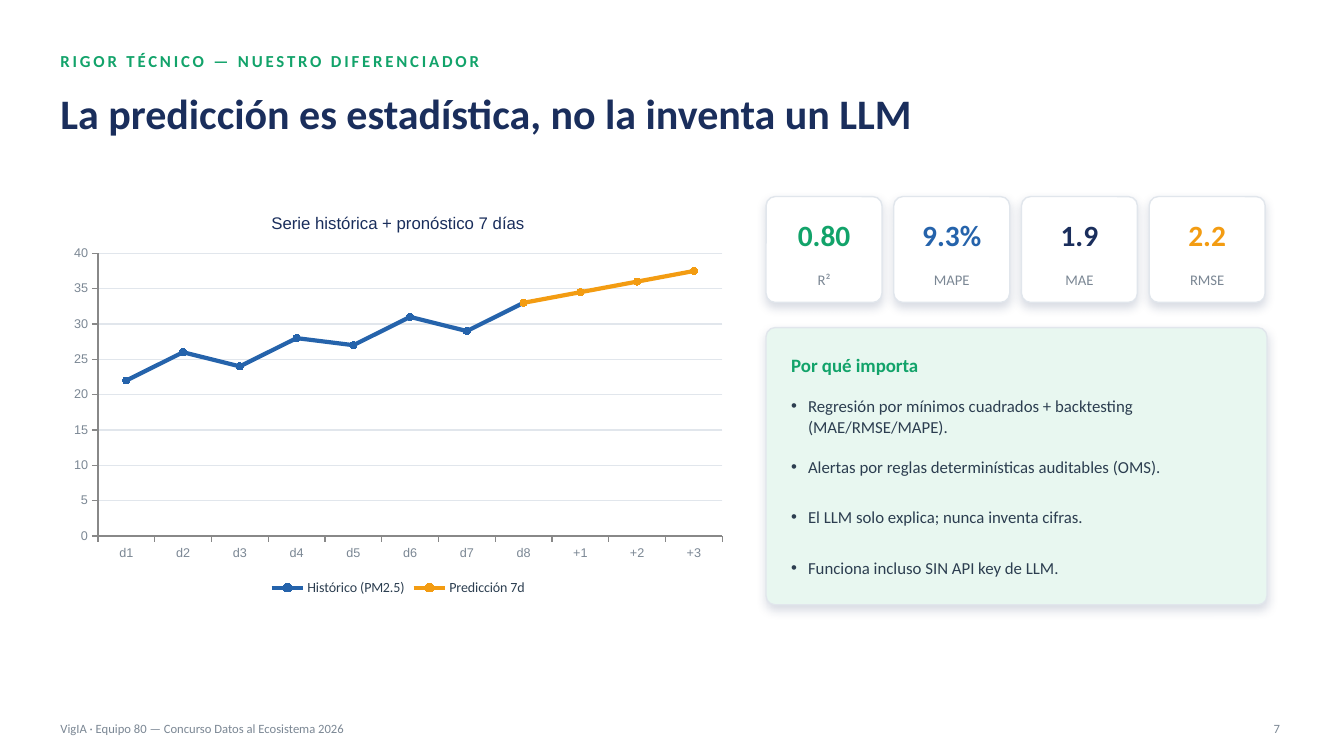
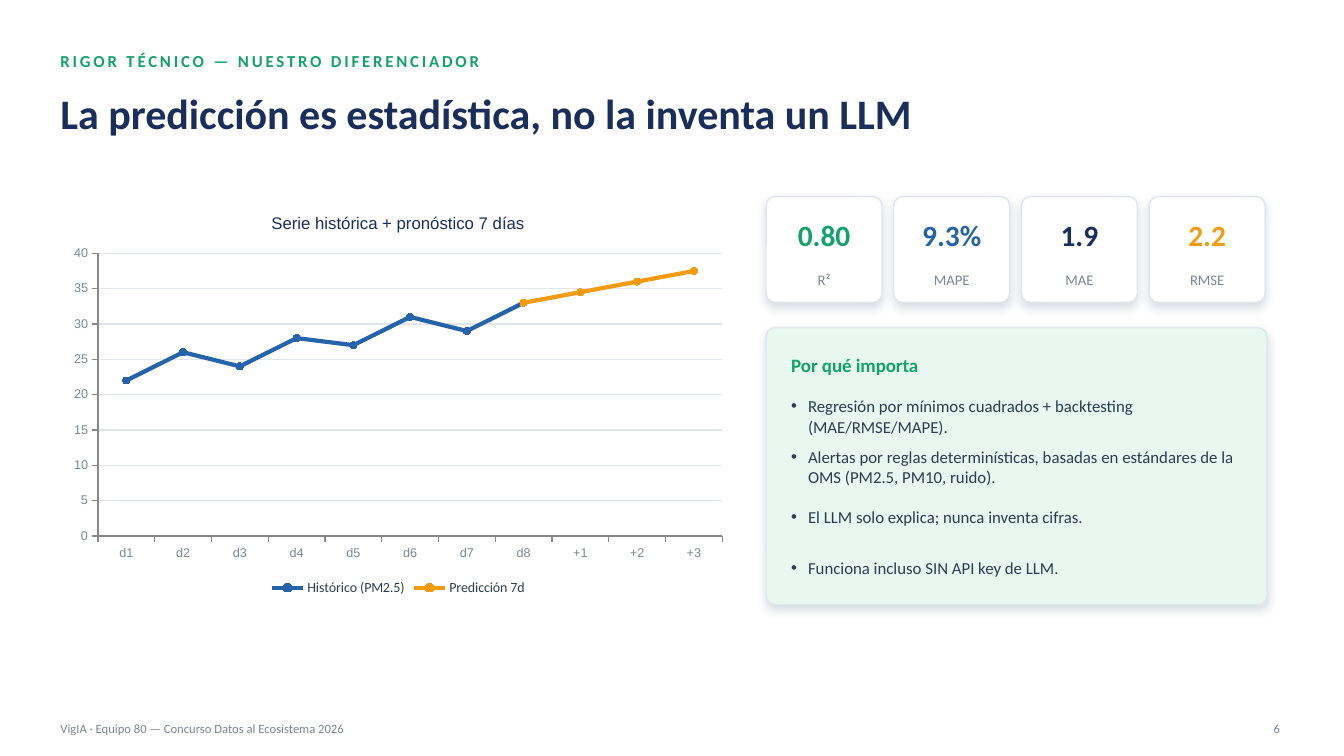
Before and after one commit to iandresnovaf/vigia, a slide deck: slide 8 of docs/presentacion/VigIA-Equipo80.pptx. Drawn at 1344x756 pixels with LibreOffice and Linux fonts; fonts in the diff are those of the drawing. Boxes give left, top, right and bottom in pixels: in the first picture for what was removed or moved away, otherwise in the second. Text is boxed around its words. In the diff, an @@ line names an element or a change of style, - is before the commit and + after.

```diff
--- a/docs/presentacion/VigIA-Equipo80.pptx
+++ b/docs/presentacion/VigIA-Equipo80.pptx
@@ text at [808,451,1233,485]: text changed @@
-• Alertas por reglas determinísticas auditables (OMS).
+• Alertas por reglas determinísticas, basadas en estándares de la OMS (PM2.5, PM10, ruido).
@@ text at [1274,724,1280,733]: text changed @@
-7
+6
```
Also in this commit, not shown: 14 other slides changed, 1 slide added.
